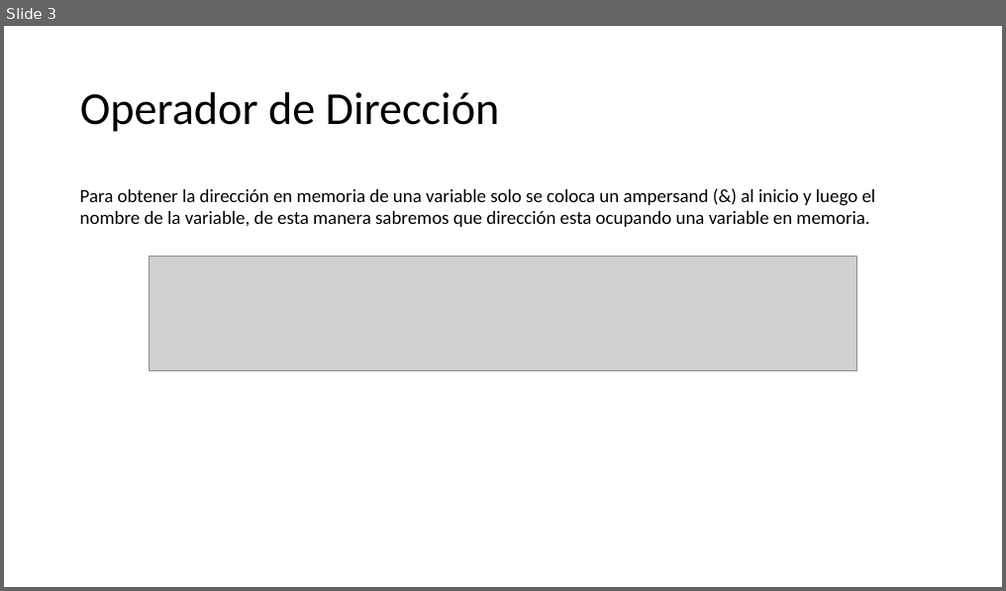
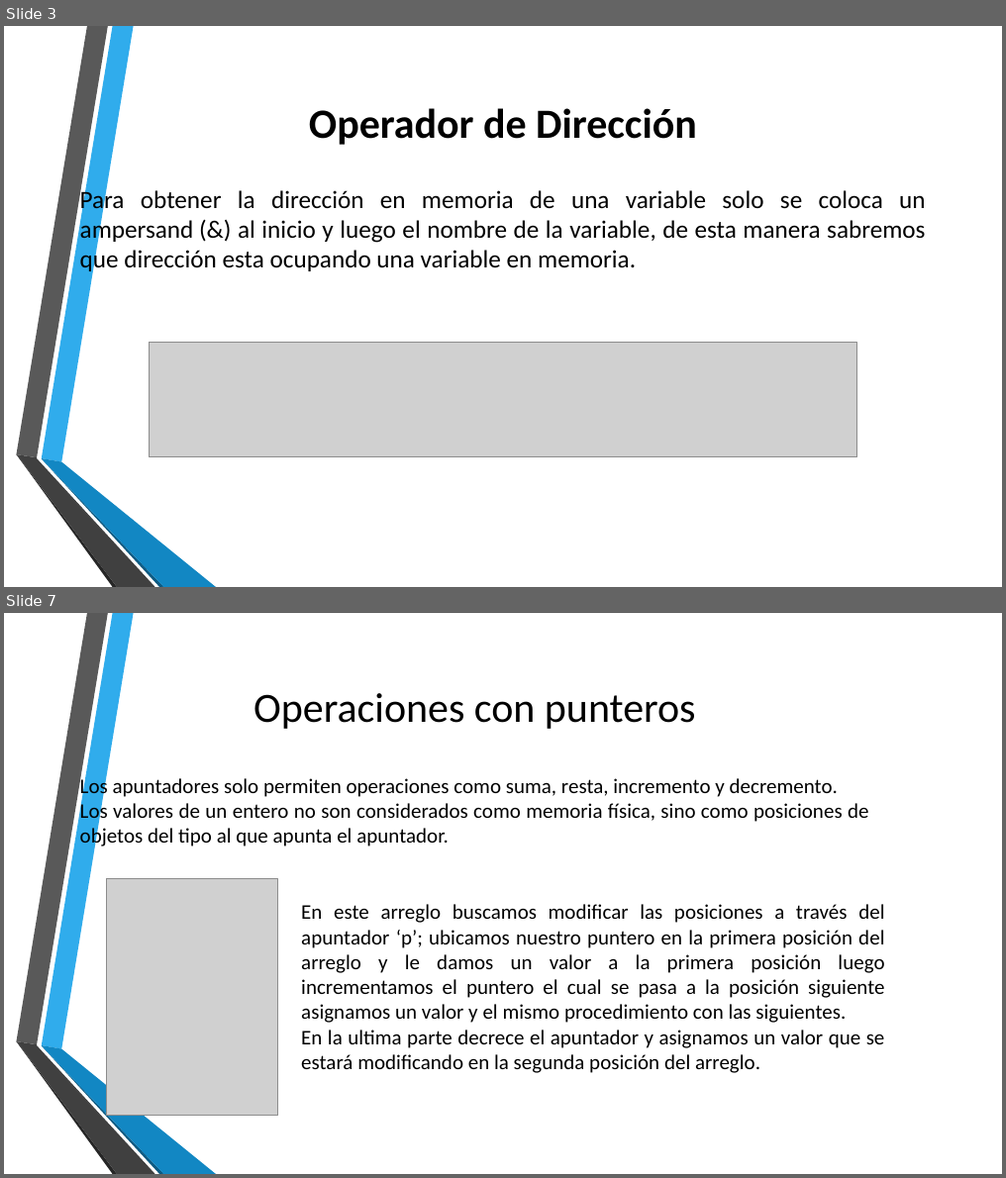
Before and after one commit to Luis96791/EstructuraDatos, a slide deck: Apuntadores.pptx. Shown one above the other, each under a label of ours: slide 3 before the commit, slides 3 and 7 after it; the slides between them are not shown. The pictures are 1006x591 and 1006x1178 pixels, drawn with LibreOffice and Linux fonts; fonts in the diff are those of the drawing; grey boxes stand for pictures; background and template pictures are left out. Boxes give left, top, right and bottom in pixels: in the first picture for what was removed or moved away, otherwise in the second. Text is boxed around its words. In the diff, an @@ line names an element or a change of style, - is before the commit and + after.

```diff
--- a/Apuntadores.pptx
+++ b/Apuntadores.pptx
@@ slide 7 added at (x1=4, y1=613, x2=1002, y2=1174), background picture (left out); not listed: 6 template elements that a slide beside it also shows @@
@@ title added at (x1=253, y1=693, x2=696, y2=729), 40 pt, text #000000 @@
+Operaciones con punteros
@@ text added at (x1=80, y1=775, x2=868, y2=850), 20 pt, text #000000 @@
+Los apuntadores solo permiten operaciones como suma, resta, incremento y decremento.
+Los valores de un entero no son considerados como memoria física, sino como posiciones de objetos del tipo al que apunta el apuntador.
@@ picture added at (x1=107, y1=879, x2=279, y2=1116) @@
@@ text added at (x1=301, y1=904, x2=885, y2=1073), 20 pt, text #000000 @@
+En este arreglo buscamos modificar las posiciones a través del apuntador ‘p’; ubicamos nuestro puntero en la primera posición del arreglo y le damos un valor a la primera posición luego incrementamos el puntero el cual se pasa a la posición siguiente asignamos un valor y el mismo procedimiento con las siguientes.
+En la ultima parte decrece el apuntador y asignamos un valor que se estará modificando en la segunda posición del arreglo.
@@ slide 3 changed as well @@
@@ title "Operador de Dirección" moved from (x1=80, y1=92, x2=500, y2=132) to (x1=309, y1=108, x2=697, y2=145) @@
@@ title "Operador de Dirección" at (x1=309, y1=108, x2=697, y2=145): size 44 to 40 pt, bold on; alignment left to centre; line spacing 0.9 to 1 @@
@@ text "Para obtener la dirección en ..." at (x1=80, y1=187, x2=925, y2=274): size 18 to 24 pt; alignment left to justified @@
@@ picture moved from (x1=149, y1=256, x2=856, y2=372) to (x1=149, y1=342, x2=856, y2=458) @@
@@ group added at (x1=16, y1=26, x2=216, y2=587): 6 freeform shapes @@
```
Also in this commit, not shown: 1 other slide changed, 12 other slides added, 2 slides removed, 22 other files.
